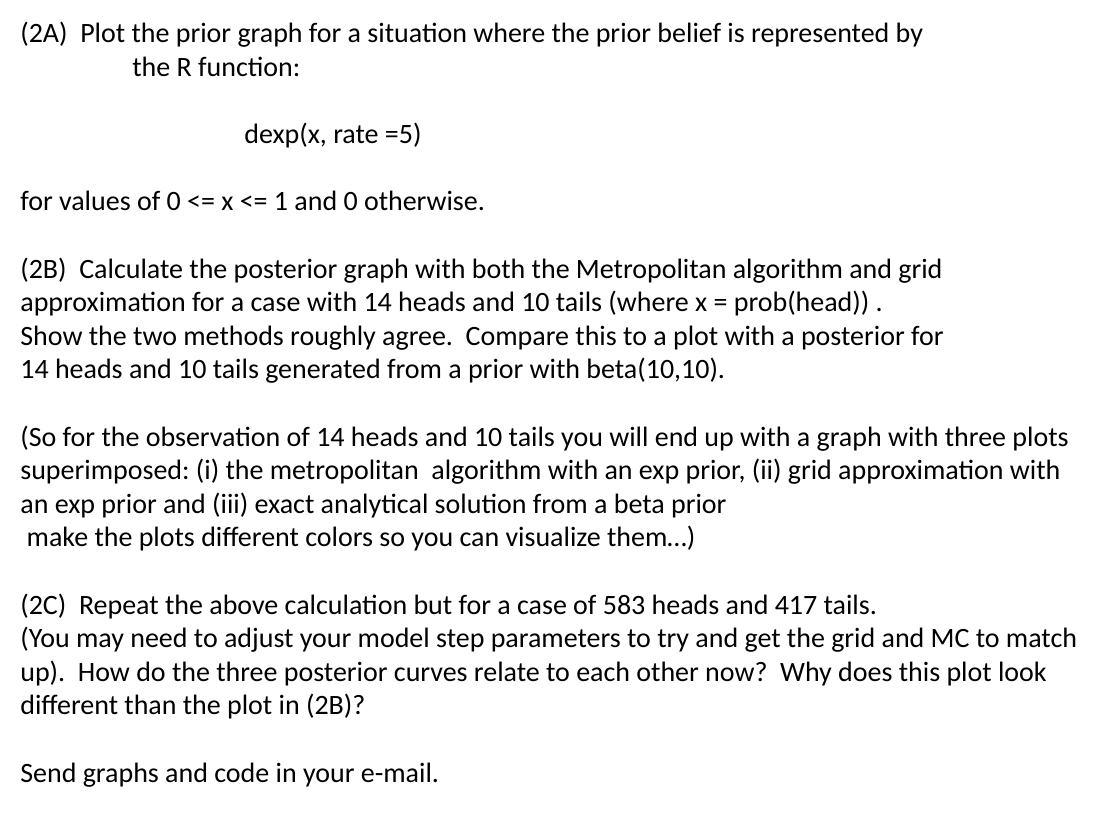
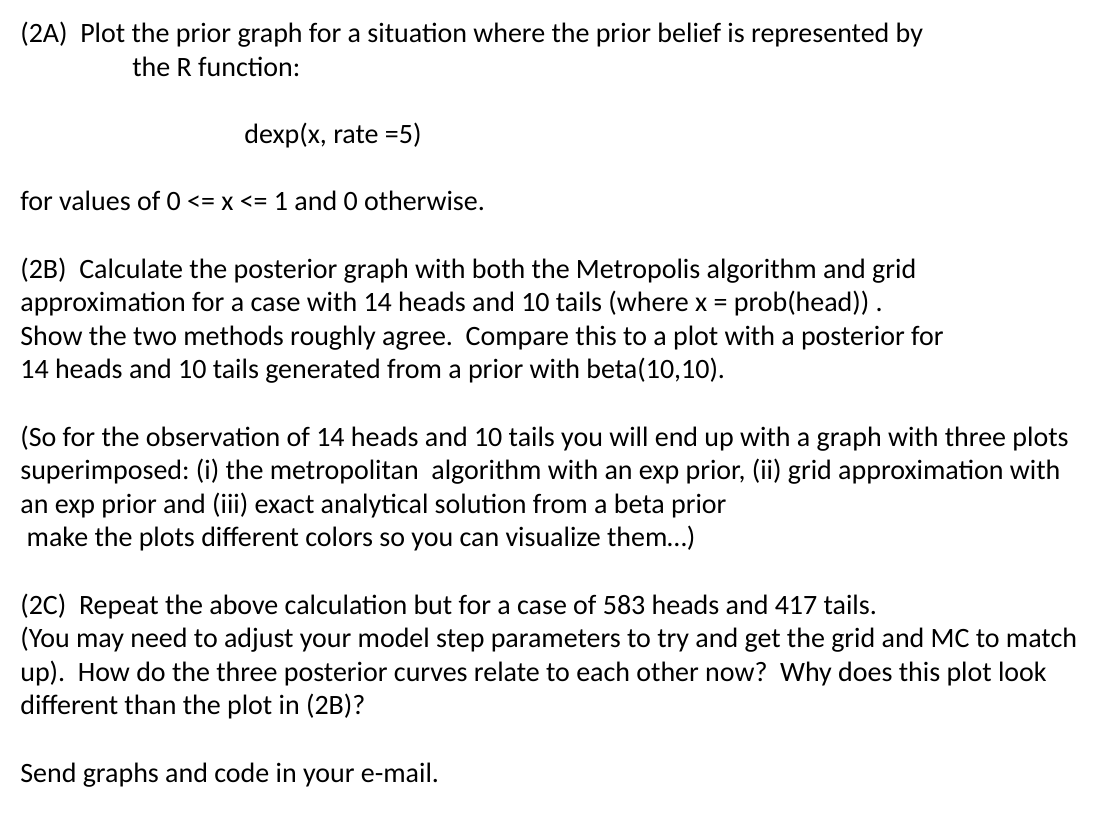
Before and after one commit to afodor/afodor.github.io, a slide deck: slide 3 of classes/stats2016/Lab03.pptx. Drawn at 1120x840 pixels with LibreOffice and Linux fonts; fonts in the diff are those of the drawing. Boxes give left, top, right and bottom in pixels: in the first picture for what was removed or moved away, otherwise in the second. Text is boxed around its words. In the diff, an @@ line names an element or a change of style, - is before the commit and + after.

```diff
--- a/classes/stats2016/Lab03.pptx
+++ b/classes/stats2016/Lab03.pptx
@@ text at [20,257,916,316]: text changed @@
-(2B) Calculate the posterior graph with both the Metropolitan algorithm and grid approximation for a case with 14 heads and 10 tails (where x = prob(head)) .
+(2B) Calculate the posterior graph with both the Metropolis algorithm and grid approximation for a case with 14 heads and 10 tails (where x = prob(head)) .
```
Also in this commit, not shown: 2 other files.
